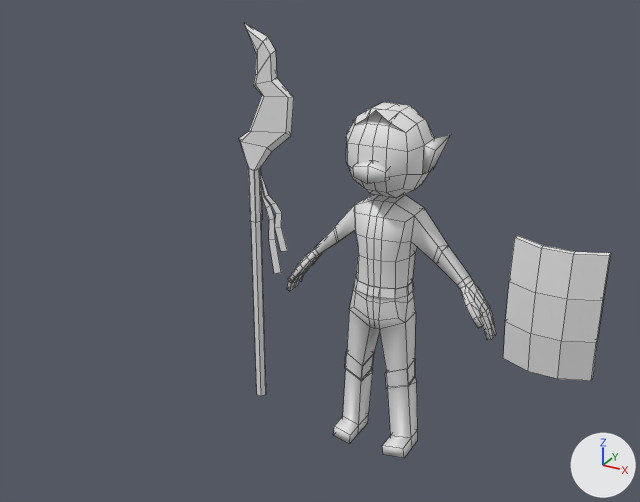
Two versions of the Blender file Resources/enemies/groblin/groblinBlend.blend, one commit apart.
Before and after are seen from a 50 mm camera at (8.6, -19.22, 14.74) aimed at (-0.47, -2.74, 6.49). Every picture has the same lights, and +X, +Y and +Z are marked at lower right. Mesh edges are drawn as thin lines. Materials are left out; every surface is plain grey.

The older version as bpy lines, for what is in view:
```python
me_cube = bpy.data.meshes.new('Cube')
me_cube.from_pydata(...)  # 32 vertices, 30 faces; spans x -1.07..1.12, y -0.49..0.1, z -1.6..1.68
me_cube_018 = bpy.data.meshes.new('Cube.018')
me_cube_018.from_pydata(...)  # 262 vertices, 226 faces; spans x 0.0..3.31, y -1.42..1.05, z -0.02..10.5
me_cube_018.materials.append(mat_uvbody)
me_cylinder = bpy.data.meshes.new('Cylinder')
me_cylinder.from_pydata(...)  # 87 vertices, 68 faces; spans x -0.47..1.27, y -0.16..0.16, z 0.0..10.98
ob_cube = bpy.data.objects.new('Cube', me_cube)
ob_cube.location = (4.37, 0.0, 4.93)
ob_cube_018 = bpy.data.objects.new('Cube.018', me_cube_018)
ob_cube_018.location = (0.0, 0.0, 0.0)
ob_cube_018.scale = (0.9, 0.9, 0.9)
_m = ob_cube_018.modifiers.new('Mirror', 'MIRROR')
_m.use_clip = True
ob_cylinder = bpy.data.objects.new('Cylinder', me_cylinder)
ob_cylinder.location = (-4.0, 0.0, 0.0)
```
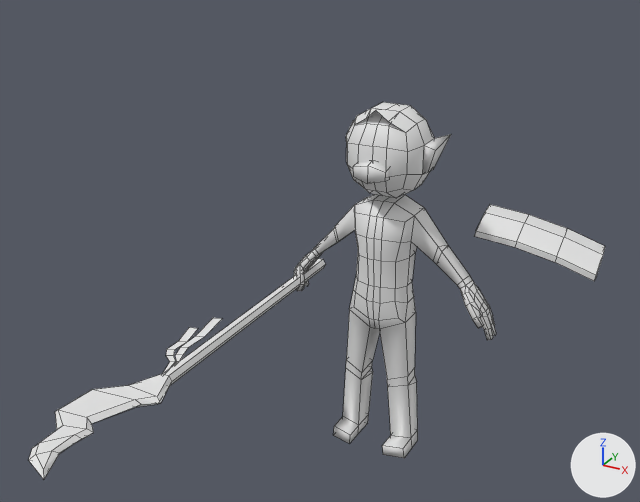
The newer file adds a shape key; the second version is drawn at full value of the shape key 'weapon2' of 'Cube.018', and the change is written as the vertex moves it makes.

Location of each change, (x1, y1, x2, y2) in pixels of the pictures (640 x 502 px):
'Cube.018', reshaped, modifiers changed (175% wider)
    before: (287, 102, 496, 458)
    after: (29, 102, 605, 479)
'Cube', deleted
    before: (503, 235, 611, 381)
'Cylinder', deleted
    before: (239, 23, 294, 396)
part 1 of me_cube_018, added
    after: (29, 258, 326, 479)
part 2 of me_cube_018, added
    after: (474, 204, 605, 281)
part 3 of me_cube_018, deleted
    before: (354, 274, 414, 299)
part 4 of me_cube_018, deleted
    before: (345, 351, 416, 389)
part 5 of me_cube_018, built on
    before: (347, 309, 416, 372)
    after: (294, 102, 416, 444)
part 6 of me_cube_018, added
    after: (163, 318, 223, 373)

What changed in the scene script:
```text
Change me_cube_018:
    used by ob_cube_018; location = (0.0, 0.0, 0.0); scale = (0.9, 0.9, 0.9)
    remove me_cube_018.from_pydata(...)  # 262 vertices, 226 faces; spans x 0.0..3.31, y -1.42..1.05, z -0.02..10.5
    add me_cube_018.from_pydata(...)  # 549 vertices, 519 faces; spans x -4.22..5.4, y -11.04..5.02, z -0.02..10.5
    me_cube_018 part 1: a new loose piece of 51 vertices spanning x -4.22..-2.29, y -11.04..1.17, z 4.53..4.84
    me_cube_018 part 2: a new loose piece of 32 vertices spanning x 1.49..5.4, y 2.13..5.02, z 5.25..6.69
    me_cube_018 part 3: the loose piece of 16 vertices spanning x 0.0..0.86, y -0.9..0.57, z 5.1..5.38 is deleted
    me_cube_018 part 4: the loose piece of 8 vertices spanning x 0.37..1.06, y -0.68..0.17, z 2.03..2.86 is deleted
    me_cube_018 part 5
    4 vertices move from x 0.4..0.99, y -0.64..0.14, z 2.57..2.83 to x 0.41..1.01, y -0.63..0.11, z 2.32..2.57
    181 vertices are added at x -3.13..-0.15, y -1.33..0.79, z -0.02..10.22
    9 new vertices lie (-0.41, 0.0, 0.0) away from vertices in x 0.0, y -1.14..1.05, z 7.97..10.38
    6 new vertices lie (-0.21, 0.0, 0.0) away from vertices in x 0.0, y -0.88..0.6, z 4.88..7.48
    209 new faces join them, smooth
    me_cube_018 part 6
    24 vertices are added at x -3.94..-2.94, y -6.77..-3.41, z 4.69
    10 new faces join them
Remove ob_cylinder:
    ob_cylinder = bpy.data.objects.new('Cylinder', me_cylinder)
    ob_cylinder.location = (-4.0, 0.0, 0.0)
Remove ob_cube:
    ob_cube = bpy.data.objects.new('Cube', me_cube)
    ob_cube.location = (4.37, 0.0, 4.93)
Change ob_cube_018:
    remove _m = ob_cube_018.modifiers.new('Mirror', 'MIRROR')
    remove _m.use_clip = True
```
